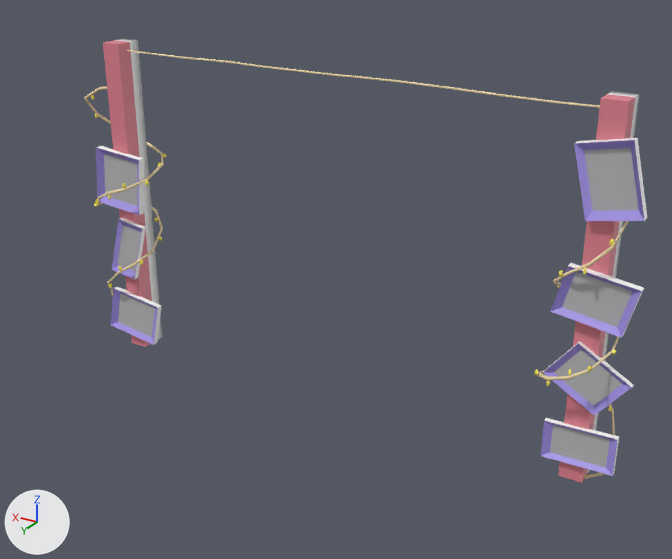
An edit to the FBX model Assets/Meshes/DRESSING ROOM/SM_WallsDressingRoom_001.fbx, drawn before and after from the same camera.
One viewpoint serves both versions: a 50 mm lens placed at (-1.266, 2.08, 1.432), pointed at (-0.081, 0.105, 0.445). The lights are fixed; the arrows at lower left show +X, +Y and +Z. The picture after the commit comes second. Where no turn or scale is listed for an object, it has been applied to the vertices.

Names of what the first picture shows: 'SM_WallDressingRoom_002'.
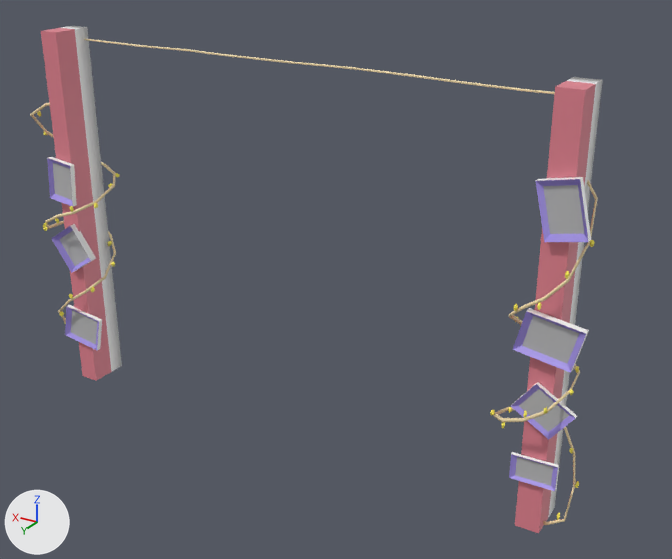
The change, as a list of edits to the scene's bpy script:
```text
Change me_mesh:
    used by ob_sm_walldressingroom_002; location = (0.0, 0.0, 0.0)
    remove me_mesh.from_pydata(...)  # 955 vertices, 871 faces; spans x -0.87..0.86, y -0.13..0.11, z 0.0..0.99
    add me_mesh.from_pydata(...)  # 955 vertices, 871 faces; spans x -0.81..0.84, y 0.11..0.34, z 0.0..1.06
    me_mesh part 1: the loose piece of 12 vertices spanning x 0.7..0.76, y -0.05..0.03, z 0.0..0.99 is scaled about its middle by (0.967, 1.35, 1.07), then moved by (-0.02, 0.24, 0.03)
    me_mesh part 2: the loose piece of 12 vertices spanning x -0.78..-0.72, y -0.05..0.03, z 0.0..0.99 is scaled about its middle by (0.967, 1.35, 1.07), then moved by (0.02, 0.24, 0.03)
    me_mesh part 3: the loose piece of 150 vertices spanning x -0.83..-0.64, y -0.13..0.1, z 0.0..0.91 is moved by (0.02, 0.24, 0.0)
    me_mesh part 4: the loose piece of 13 vertices spanning x -0.74..-0.73, y 0.07..0.08, z 0.59..0.61 is moved by (0.02, 0.24, 0.0)
    me_mesh part 5: the loose piece of 13 vertices spanning x -0.79..-0.78, y 0.06..0.07, z 0.67..0.68 is moved by (0.03, 0.24, 0.0)
    me_mesh part 6: the loose piece of 13 vertices spanning x -0.68..-0.67, y 0.05..0.06, z 0.56..0.58 is moved by (0.02, 0.24, 0.0)
    me_mesh part 7: the loose piece of 12 vertices spanning x 0.62..0.84, y 0.03..0.05, z 0.03..0.2 is scaled about its middle by (0.704, 0.728, 0.728), then moved by (-0.02, 0.25, 0.07)
    me_mesh part 8: the loose piece of 12 vertices spanning x 0.64..0.83, y 0.03..0.05, z 0.48..0.67 is scaled about its middle by (0.513, 0.681, 0.681), then moved by (-0.02, 0.25, 0.07)
    me_mesh part 9: 510 of 955 vertices moved; they spanned x -0.87..0.86, y -0.11..0.11, z 0.0..0.97 and now span x -0.81..0.84, y 0.12..0.34, z 0.0..1.03; mean shift (-0.02, 0.23, 0.01); largest move (0.71, 0.05, 0.25) -> (0.63, 0.3, 0.42)
    other edits to the shape of me_mesh do not show in these pictures
```

Pixel boxes [x1, y1, x2, y2] of what changed, in the pictures (672 x 559 px; the box of a moved part takes in the faces that stretch with it):
'SM_WallDressingRoom_002', reshaped (14% taller): before [84, 39, 647, 483]; after [30, 26, 603, 534]
part 1 of me_mesh, moved or reshaped: before [103, 39, 162, 347]; after [41, 26, 122, 381]
part 2 of me_mesh, moved or reshaped: before [558, 91, 639, 483]; after [515, 77, 603, 534]
part 3 of me_mesh, moved or reshaped: before [537, 221, 629, 479]; after [493, 180, 598, 525]
part 4 of me_mesh, moved or reshaped: before [583, 268, 587, 275]; after [537, 302, 542, 310]
part 5 of me_mesh, moved or reshaped: before [610, 239, 614, 246]; after [565, 271, 570, 279]
part 6 of me_mesh, moved or reshaped: before [559, 270, 563, 277]; after [513, 304, 518, 311]
part 7 of me_mesh, moved or reshaped: before [111, 286, 162, 345]; after [65, 305, 102, 350]
part 8 of me_mesh, moved or reshaped: before [96, 146, 144, 215]; after [47, 157, 77, 207]
part 9 of me_mesh, moved or reshaped: before [84, 50, 647, 476]; after [30, 38, 591, 491]
